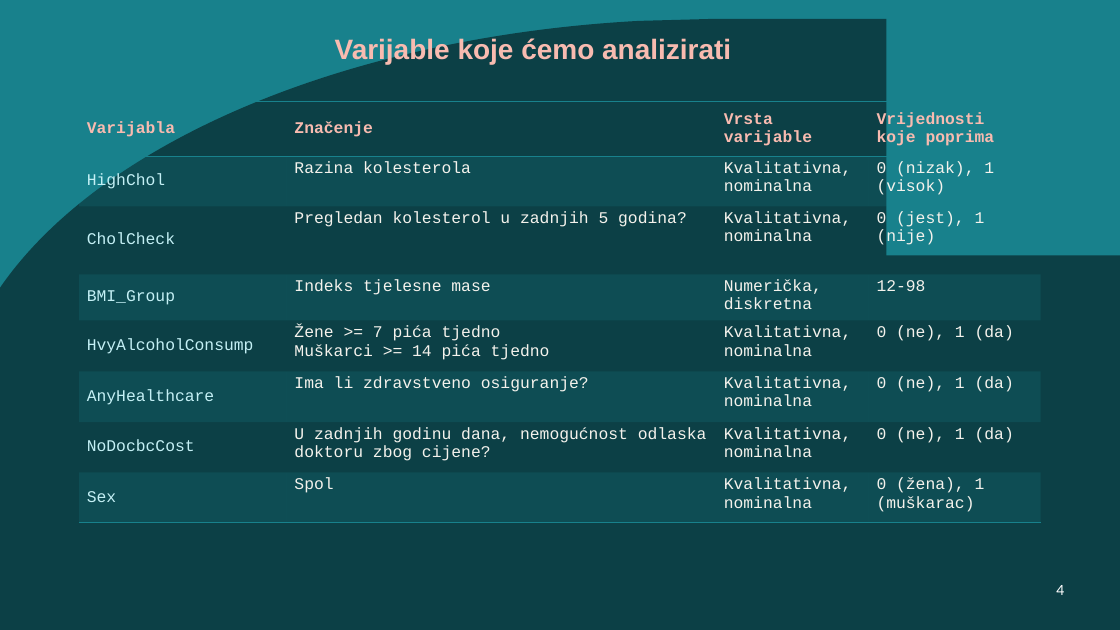
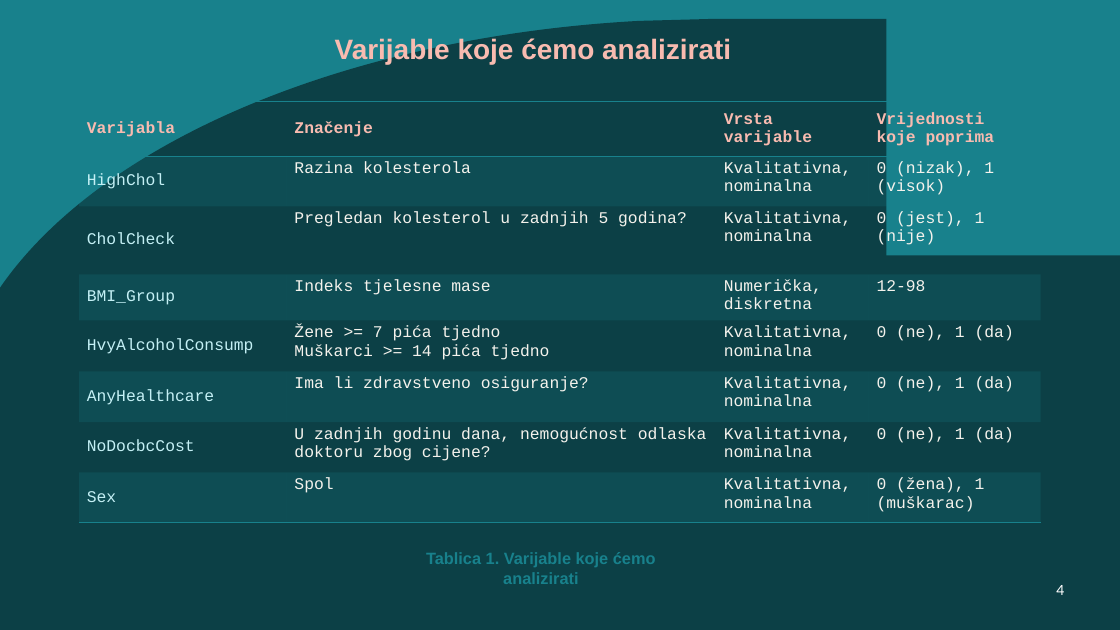
Before and after one commit to jfletcher20/diabetes-health-indicators-analysis, a slide deck: slide 4 of MULTIVARIJANTNA I DUBINSKA ANALIZA PODATAKA.pptx. Drawn at 1120x630 pixels with LibreOffice and Linux fonts; fonts in the diff are those of the drawing. Boxes give left, top, right and bottom in pixels: in the first picture for what was removed or moved away, otherwise in the second. Text is boxed around its words. In the diff, an @@ line names an element or a change of style, - is before the commit and + after.

```diff
--- a/MULTIVARIJANTNA I DUBINSKA ANALIZA PODATAKA.pptx
+++ b/MULTIVARIJANTNA I DUBINSKA ANALIZA PODATAKA.pptx
@@ text added at (426,552,656,584), 14 pt, text #18818C, bold @@
+Tablica 1. Varijable koje ćemo analizirati
```
Also in this commit, not shown: 11 other slides changed, 6 slides added, 1 slide removed, 3 other files.
